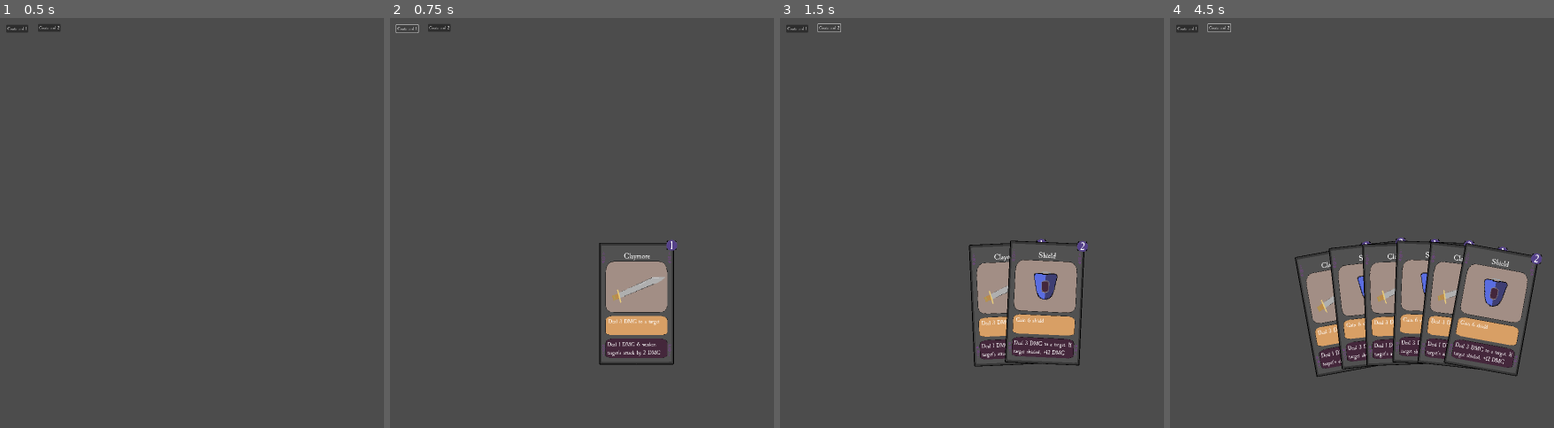
Above: before the commit, frames 1-4 (left to right).
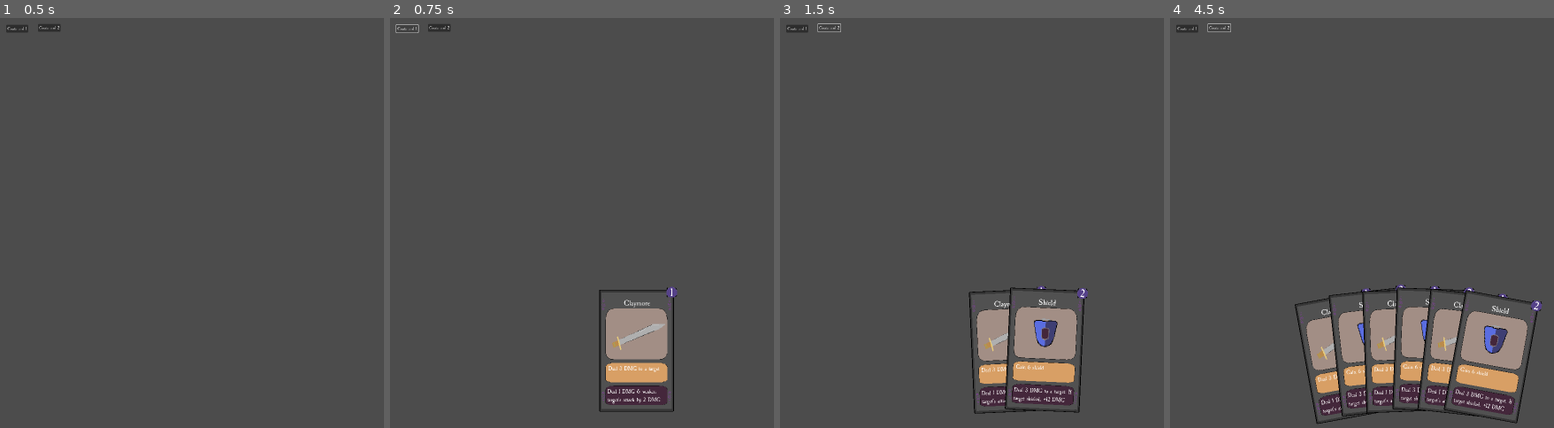
Above: after the commit, the same moments.

Repository: n0x1/Cardtrick
Game: Godot game, scene res://scenes/Main.tscn
Two runs of this game, one before a commit and one after it. Both use one fixed random seed, a clock stepped at 60 frames per second and the inputs below. Before the commit the project starts from res://scenes/deck_n_hand.tscn.
Inputs:
- Up to frame 1 (0.5 s): no input
- Up to frame 2 (0.75 s): click "Create card 1" at 0.5 s
- Up to frame 3 (1.5 s): click "Create card 2" at 1.25 s
- Up to frame 4 (4.5 s): click "Create card 1" at 2 s; click "Create card 2" at 2.75 s; click "Create card 1" at 3.5 s; click "Create card 2" at 4.25 s

Frame 1 is identical in both runs. In frame 2, 5.7% of the frame differs, in the area x 54-75%, y 53-97%; in frame 3, 8.7%; in frame 4, 17%, in the area x 32-98%, y 53-99%.

Commit message:
spirt eplayer enemy prep

Diff:
--- a/project.godot
+++ b/project.godot
@@ -12,7 +12,7 @@
 
 config/name="Loopholes"
 config/description="Cardtrick"
-run/main_scene="res://scenes/deck_n_hand.tscn"
+run/main_scene="res://scenes/Main.tscn"
 config/features=PackedStringArray("4.2", "Forward Plus")
 boot_splash/image="res://sprites/Logo.png"
 boot_splash/fullsize=false
--- a/scenes/deck_n_hand.tscn
+++ b/scenes/deck_n_hand.tscn
@@ -9,7 +9,7 @@
 [node name="CanvasLayer" type="CanvasLayer" parent="."]
 
 [node name="Hand" parent="CanvasLayer" instance=ExtResource("2_2du0w")]
-position = Vector2(1339, 2635)
+position = Vector2(1339, 2805)
 
 [node name="Button" type="Button" parent="."]
 offset_left = 474.0
--- a/scripts/Card.gd
+++ b/scripts/Card.gd
@@ -12,8 +12,10 @@
 
 var card_staged = false
 var sgshiftred: float = 0.8
+@onready var stored_image = $CardImage/CardImageSprite
 var dir = "down"
-var shift_interval = 0.0125
+var shift_interval := 0.0125 # this is for color
+var movement_translate_interval := 0.2 # y shift
 
 
 
@@ -54,12 +56,19 @@
 		BaseSprite.set_modulate(Color(sgshiftred,0.65,0.75,1))
 		if dir == "down":
 			sgshiftred -= shift_interval
+			$".".translate(Vector2(0,movement_translate_interval))
+			stored_image.translate(Vector2(0,movement_translate_interval))
 		else:
 			sgshiftred += shift_interval
+			$".".translate(Vector2(0,-1 * movement_translate_interval)) # shift up and down
+			stored_image.translate(Vector2(0,-1 * movement_translate_interval))
+
 		if sgshiftred <= 0.2:
 			dir = "up"
 		if sgshiftred >= 0.8:
 			dir = "down"
+	else:
+		$".".translate(Vector2(0,0)) #put back to default
 
 
 
@@ -75,9 +84,10 @@
 	BaseSprite.set_modulate(Color(1,1,1,1))
 	card_staged = false
 
-func staged_highlight():
+func staged_highlight(img):
 	highlight()
 	card_staged = true
+	stored_image = img
 
 
 
--- a/scripts/Hand.gd
+++ b/scripts/Hand.gd
@@ -13,6 +13,7 @@
 var hand: Array = []
 var touched: Array = []
 var current_seleted_card_index: int = -1
+
 var card_staged = false
 var staged_index: int = -1
 
@@ -27,6 +28,7 @@
 	card.mouse_entered.connect(_handle_card_touched)
 	card.mouse_exited.connect(_handle_card_untouched)
 	reposition_cards()
+	$StagedLabel.visible = false
 
 func remove_card(index: int) -> Node2D:
 	var removing_card = hand[index]
@@ -92,8 +94,12 @@
 		# var card = remove_card(current_seleted_card_index)
 		if card_staged == false:
 			stage_card(current_seleted_card_index)
+		elif current_seleted_card_index == staged_index:
+			unstage_cards()
 		else:
 			unstage_cards()
+			stage_card(current_seleted_card_index)
+
 		# card.queue_free() # remove from memory after scaling scale
 		current_seleted_card_index = -1
 
--- a/scripts/cards/ClaymoreCard.gd
+++ b/scripts/cards/ClaymoreCard.gd
@@ -17,7 +17,7 @@
 	$Card.unhighlight()
 
 func staged_highlight():
-	$Card.staged_highlight()
+	$Card.staged_highlight($CardImage)
 
 func _on_card_mouse_entered(card: Card):
 	mouse_entered.emit(self)
--- a/scripts/cards/ShieldCard.gd
+++ b/scripts/cards/ShieldCard.gd
@@ -24,7 +24,7 @@
 	$Card.unhighlight()
 
 func staged_highlight():
-	$Card.staged_highlight()
+	$Card.staged_highlight($CardImage)
 
 
 func _on_card_mouse_entered(card: Card):
Binary file added: sprites/player.png
Not shown, added: sprites/player.png.import
Not shown, changed: README.md
